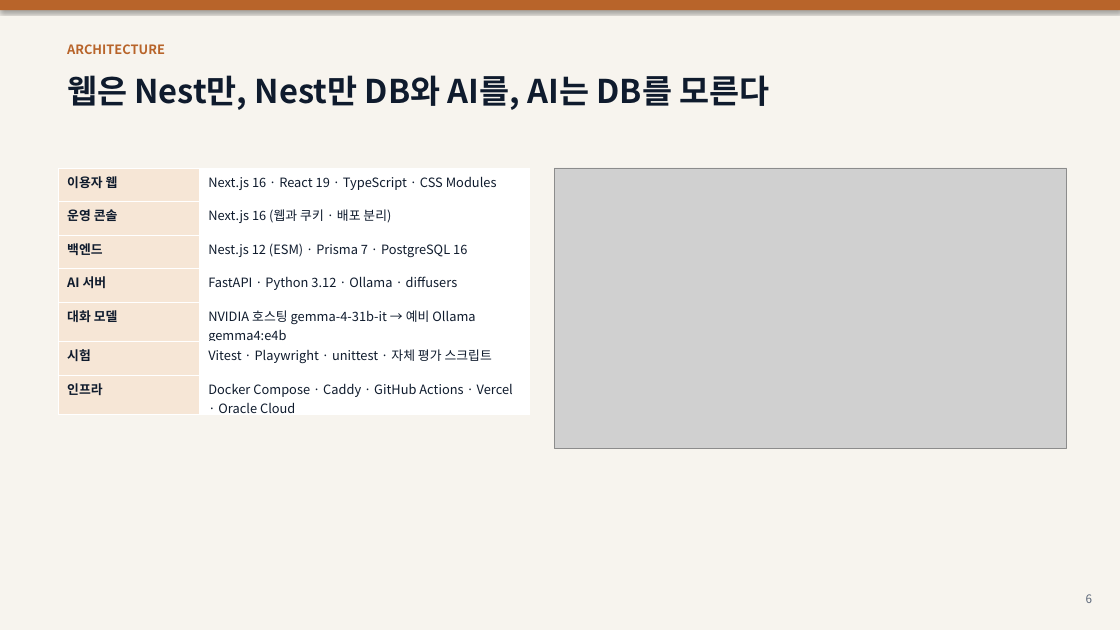
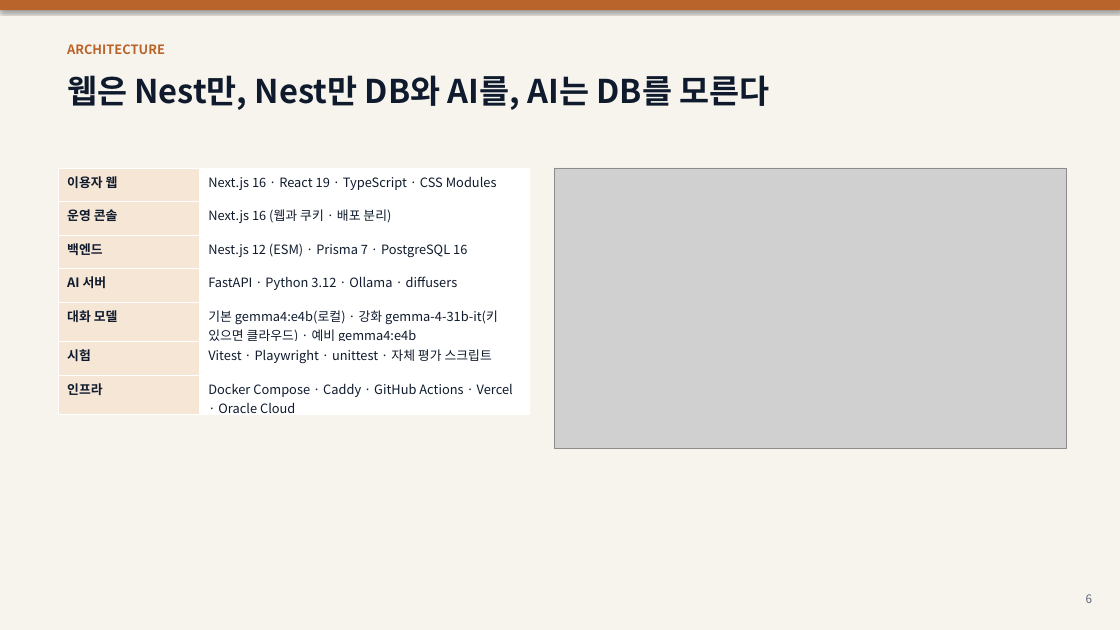
Before and after one commit to samam0234/CodiComperChat, a slide deck: slide 6 of PortFolio/PortFile/CodiComperChat_Portfolio.pptx. Drawn at 1120x630 pixels with LibreOffice and Linux fonts; fonts in the diff are those of the drawing; grey boxes stand for pictures. Boxes give left, top, right and bottom in pixels: in the first picture for what was removed or moved away, otherwise in the second. Text is boxed around its words. In the diff, an @@ line names an element or a change of style, - is before the commit and + after.

```diff
--- a/PortFolio/PortFile/CodiComperChat_Portfolio.pptx
+++ b/PortFolio/PortFile/CodiComperChat_Portfolio.pptx
@@ table at (x1=59, y1=168, x2=529, y2=417) @@
-row 5, column 2: NVIDIA 호스팅 gemma-4-31b-it → 예비 Ollama gemma4:e4b
+row 5, column 2: 기본 gemma4:e4b(로컬) · 강화 gemma-4-31b-it(키 있으면 클라우드) · 예비 gemma4:e4b
```
Also in this commit, not shown: 4 other slides changed, 48 other files.
